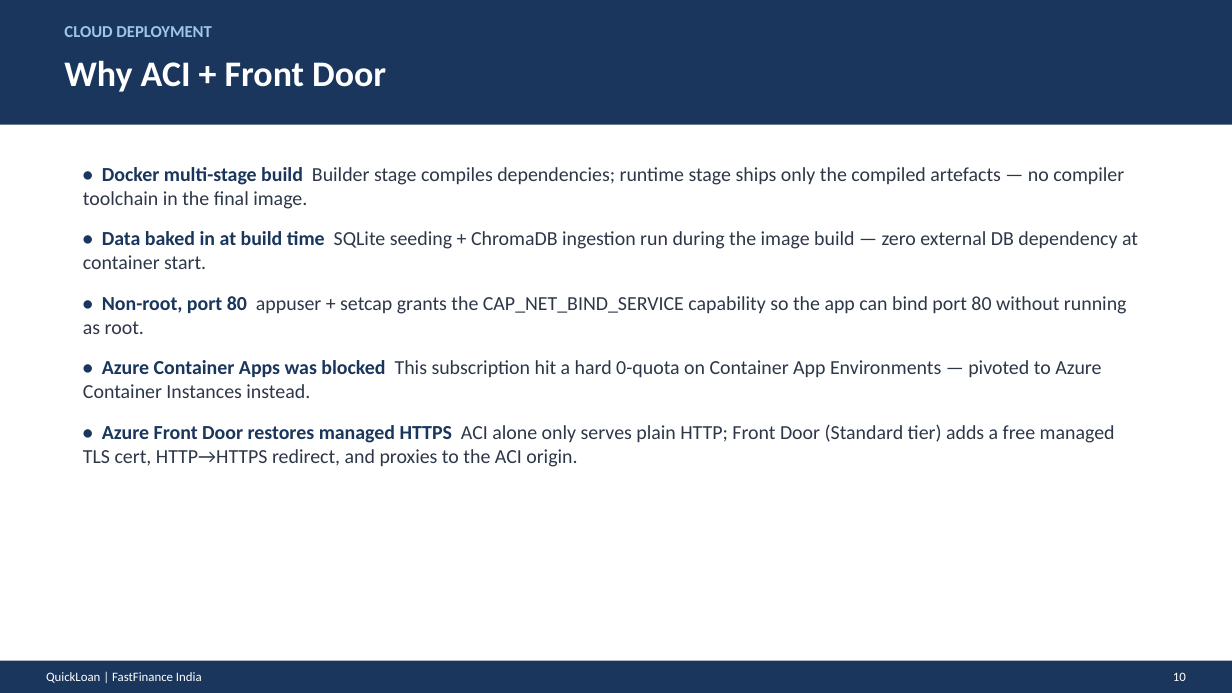
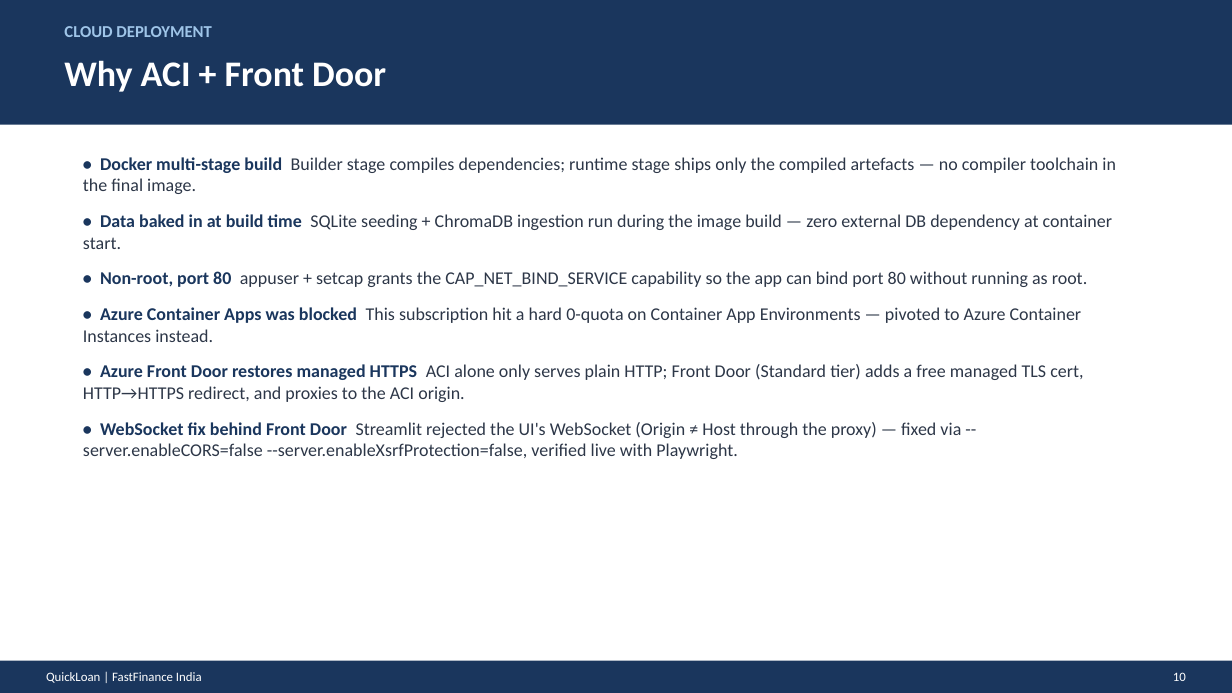
Before and after one commit to MurtajaKadiyani/quickloan, a slide deck: slide 11 of docs/QuickLoan_Demo.pptx. Drawn at 1232x693 pixels with LibreOffice and Linux fonts; fonts in the diff are those of the drawing. Boxes give left, top, right and bottom in pixels: in the first picture for what was removed or moved away, otherwise in the second. Text is boxed around its words. In the diff, an @@ line names an element or a change of style, - is before the commit and + after.

```diff
--- a/docs/QuickLoan_Demo.pptx
+++ b/docs/QuickLoan_Demo.pptx
@@ text "• Docker multi-stage build Builder ...": place and size @@
-text "• Docker multi-stage build Builder ..." at <box>83,167,1138,467</box>
+text "• Docker multi-stage build Builder ..." at <box>83,157,1116,459</box>
@@ text at <box>83,157,1116,402</box>: size 15.5 to 14 pt in "• Docker multi-stage build Builder stage compiles ...", "• Data baked in at build time ...", "• Non-root, port 80 appuser + setcap ...", "• Azure Container Apps was blocked This ..." and 1 more places; less space between paragraphs @@
@@ text at <box>83,422,961,459</box>: paragraph added @@
+• WebSocket fix behind Front Door Streamlit rejected the UI's WebSocket (Origin ≠ Host through the proxy) — fixed via --server.enableCORS=false --server.enableXsrfProtection=false, verified live with Playwright.
```
Also in this commit, not shown: 2 other files.
